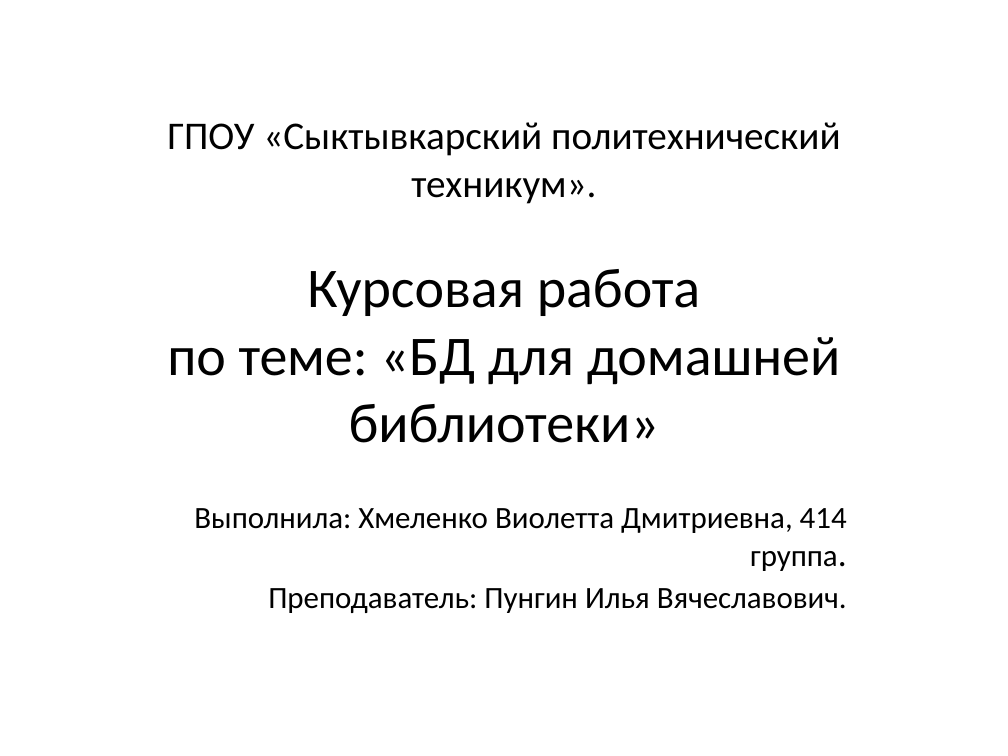
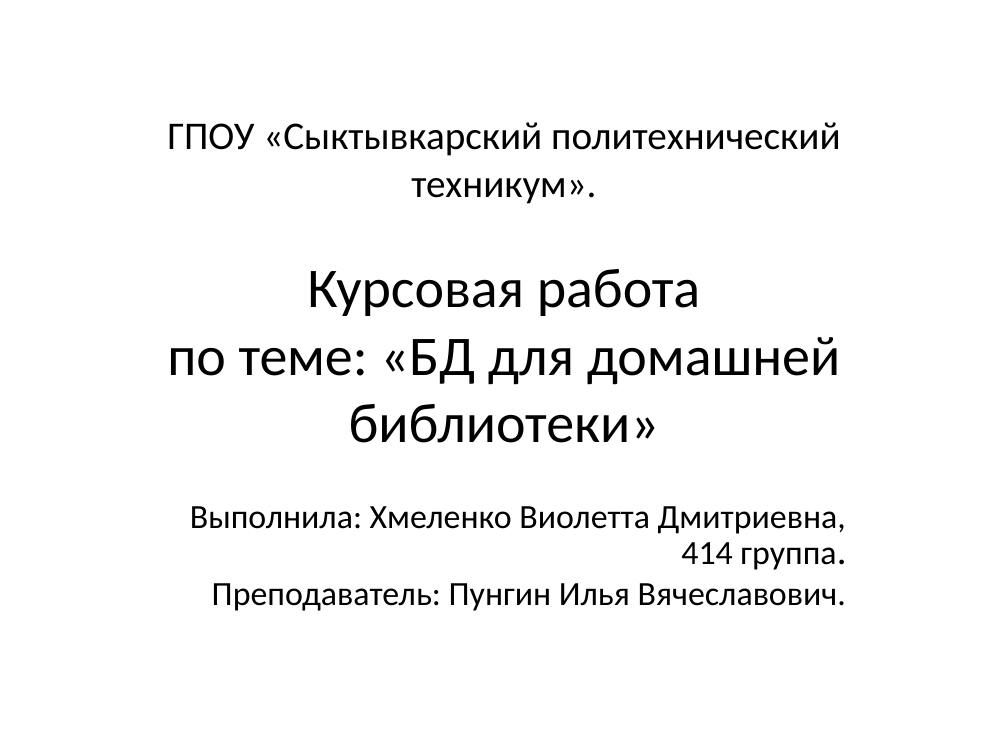
Before and after one commit to VividPhoenixGame/Kursovaya_Pungin, a slide deck: slide 1 of БД для домашней библиотеки1.pptx. Drawn at 1008x756 pixels with LibreOffice and Linux fonts; fonts in the diff are those of the drawing. Boxes give left, top, right and bottom in pixels: in the first picture for what was removed or moved away, otherwise in the second. Text is boxed around its words. In the diff, an @@ line names an element or a change of style, - is before the commit and + after.

```diff
--- a/БД для домашней библиотеки1.pptx
+++ b/БД для домашней библиотеки1.pptx
@@ text "Выполнила: Хмеленко Виолетта Дмитриевна, 414 ..." at [190,506,846,611]: size 22.1 to 24.2 pt; size 25.3 to 27.7 pt in "группа."; line spacing 0.9 to 0.8 @@
```
Also in this commit, not shown: 7 other slides changed, 2 other files.
